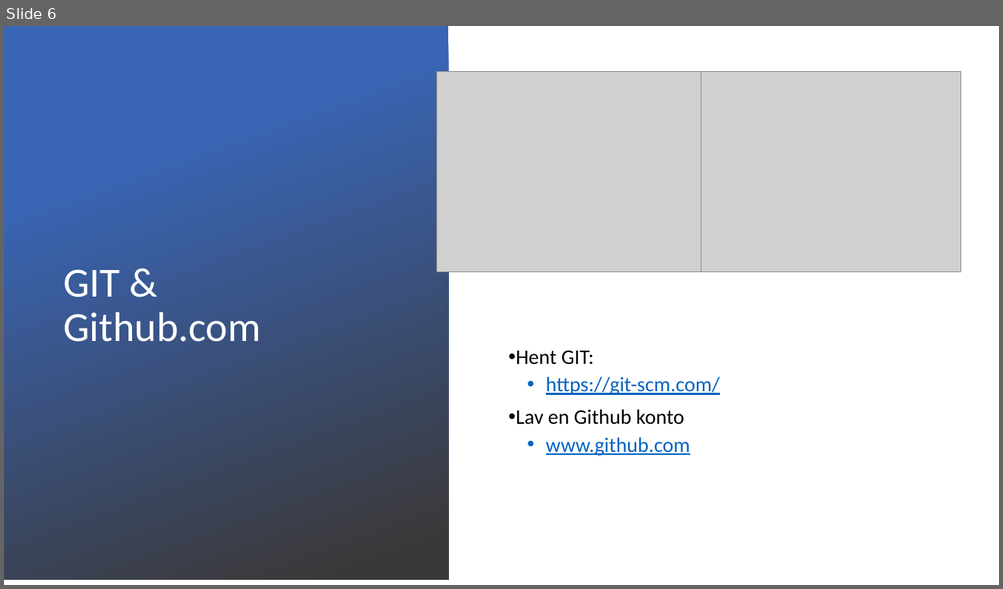
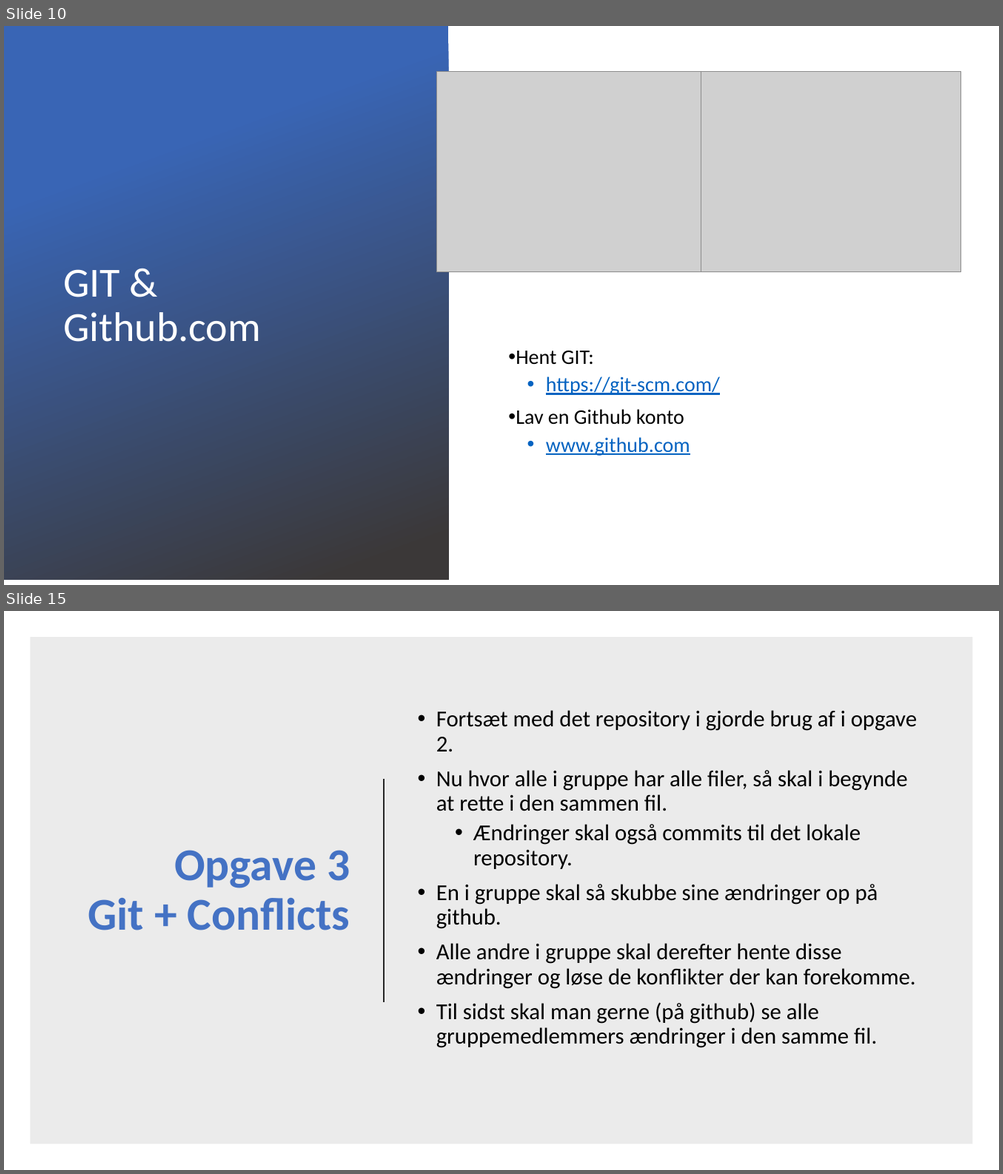
Before and after one commit to Paepke-cph/Git-Workshop, a slide deck: Docs/Versionsstyring.pptx. Shown one above the other, each under a label of ours: slide 6 before the commit, slides 10 and 15 after it; the slides between them are not shown. The pictures are 1003x589 and 1003x1174 pixels, drawn with LibreOffice and Linux fonts; fonts in the diff are those of the drawing; grey boxes stand for pictures; background and template pictures are left out. Boxes give left, top, right and bottom in pixels: in the first picture for what was removed or moved away, otherwise in the second. Text is boxed around its words. In the diff, an @@ line names an element or a change of style, - is before the commit and + after.

```diff
--- a/Docs/Versionsstyring.pptx
+++ b/Docs/Versionsstyring.pptx
@@ slide 15 added at <box>4,611,999,1170</box>, background #FFFFFF @@
@@ rectangle added at <box>30,637,973,1145</box>, fill #000000 at 8% opacity @@
@@ text added at <box>436,710,916,1048</box>, 22 pt, text #000000 @@
+• Fortsæt med det repository i gjorde brug af i opgave 2.
+• Nu hvor alle i gruppe har alle filer, så skal i begynde at rette i den sammen fil.
+  • Ændringer skal også commits til det lokale repository.
+• En i gruppe skal så skubbe sine ændringer op på github.
+• Alle andre i gruppe skal derefter hente disse ændringer og løse de konflikter der kan forekomme.
+• Til sidst skal man gerne (på github) se alle gruppemedlemmers ændringer i den samme fil.
@@ line added from (384, 779) to (384, 1002), #262626 1.5 pt @@
@@ title added at <box>88,850,350,931</box>, 44 pt, text #4472C4, bold @@
+Opgave 3
+Git + Conflicts
@@ what was slide 6 is now slide 10 @@
```
Also in this commit, not shown: 2 slides changed, 9 other slides added, 4 other files.
